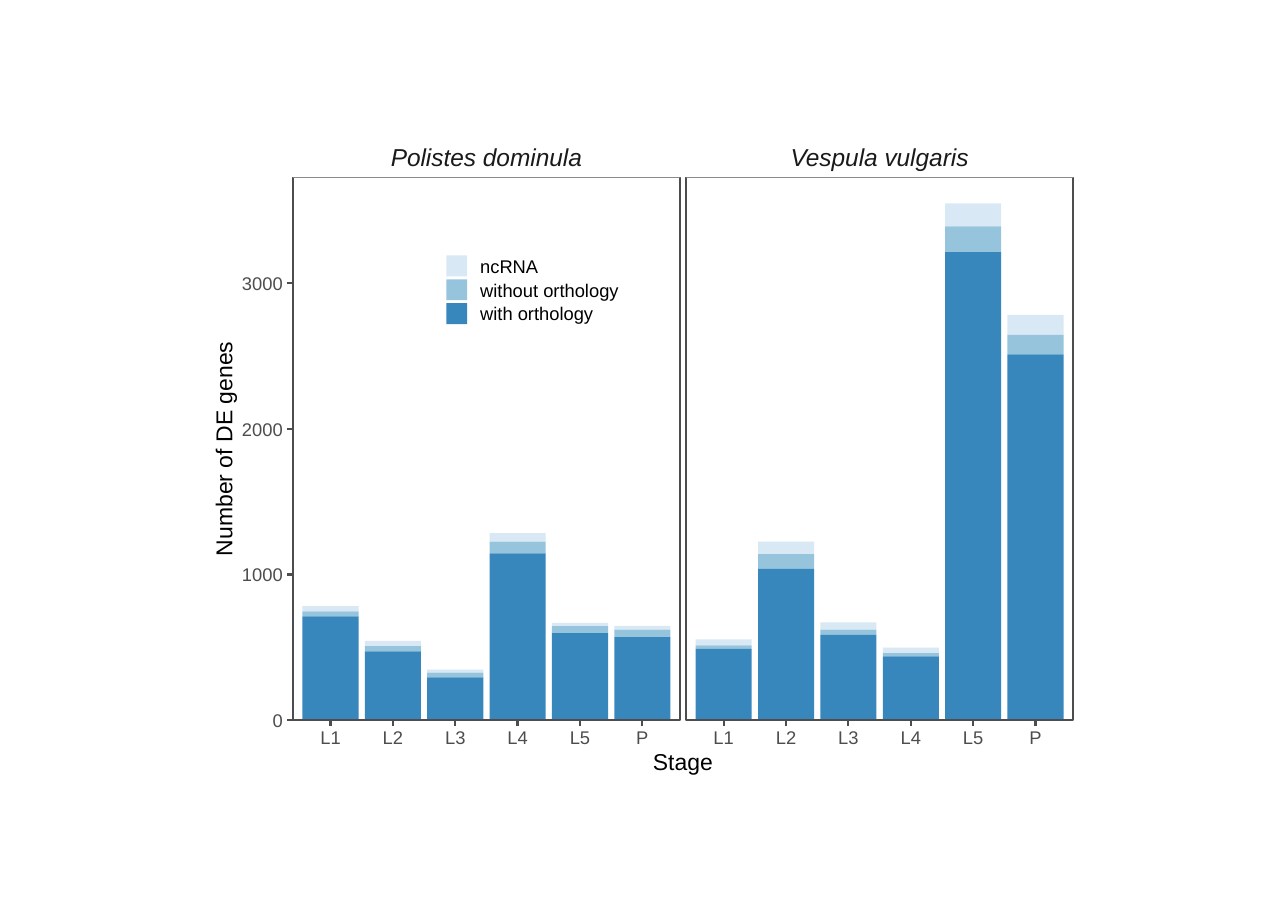
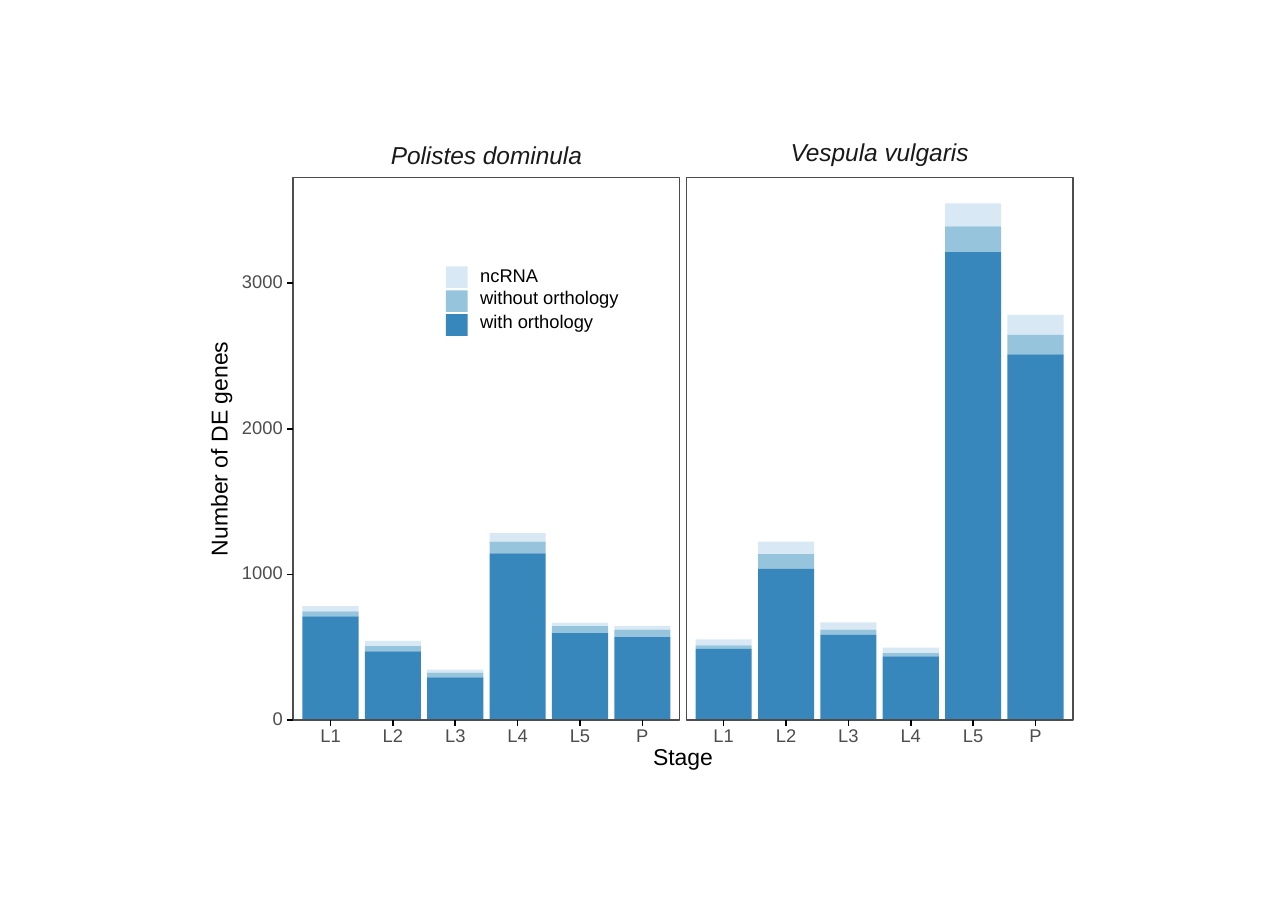
Before and after one commit to tomwenseleers/evodevo_waspcastes, a slide deck: slide 1 of output/supplemental_figures/FigS2.pptx. Drawn at 1288x911 pixels with LibreOffice and Linux fonts; fonts in the diff are those of the drawing. Boxes give left, top, right and bottom in pixels: in the first picture for what was removed or moved away, otherwise in the second. Text is boxed around its words. In the diff, an @@ line names an element or a change of style, - is before the commit and + after.

Commit message:
Changed axis line widths to 1 pt in PPT

```diff
--- a/output/supplemental_figures/FigS2.pptx
+++ b/output/supplemental_figures/FigS2.pptx
@@ rectangle removed at (293,137,679,177) @@
@@ text "Polistes dominula" at (391,146,582,165): line spacing 1 to 16pt @@
@@ rectangle removed at (686,137,1072,177) @@
@@ text "Vespula vulgaris" at (791,143,969,166): line spacing 1 to 16pt @@
@@ rectangle at (293,177,679,720): outline #4D4D4D 1.07 pt to #4D4D4D 1 pt @@
@@ rectangle at (686,177,1072,720): outline #4D4D4D 1.07 pt to #4D4D4D 1 pt @@
@@ rectangle: place and size @@
-rectangle at (446,303,467,324)
+rectangle at (446,266,468,288)
@@ rectangle at (446,266,468,288): fill #3787BD to #D8E8F4 @@
@@ rectangle: place and size @@
-rectangle at (446,255,467,276)
+rectangle at (446,291,468,313)
@@ rectangle at (446,291,468,313): fill #D8E8F4 to #97C4DD @@
@@ rectangle: place and size @@
-rectangle at (446,280,467,301)
+rectangle at (446,314,468,336)
@@ rectangle at (446,314,468,336): fill #97C4DD to #3787BD @@
@@ line spacing 1 to 12pt in 19 elements at (320,729,340,742), (383,729,403,742), (445,729,465,742), (507,729,527,742), (570,729,590,742), (636,729,648,742), (713,729,733,742), (776,729,796,742), (838,729,858,742), (901,729,921,742), (963,729,983,742), (1029,729,1041,742), (273,712,283,725), (242,421,283,434), (242,275,283,288), (242,566,283,579), (480,269,538,282), (480,290,618,308), (480,314,593,332) @@
@@ 3 texts: place and size @@
-3 texts at (480,260,618,324)
+3 texts at (480,269,618,332)
@@ text "Number of DE genes" at (207,348,233,554): line spacing 1 to 15pt @@
@@ freeform shape: place and size @@
-freeform shape at (580,720,580,725)
+freeform shape at (393,720,393,725)
@@ text "Stage" at (653,749,713,770): line spacing 1 to 15pt @@
@@ freeform shape: place and size @@
-freeform shape at (643,720,643,725)
+freeform shape at (723,720,723,725)
@@ outline #4D4D4D 1.45 pt to #000000 1 pt in 15 elements at (517,720,517,725), (580,720,580,725), (642,720,642,725), (910,720,910,725), (973,720,973,725), (456,720,456,725), (849,720,849,725), (1036,720,1036,725), (287,720,293,720), (287,575,293,575), (287,428,293,428), (287,283,293,283), (723,720,723,725), (393,720,393,725), (786,720,786,725) @@
@@ freeform shape: place and size @@
-freeform shape at (973,720,973,725)
+freeform shape at (786,720,786,725)
@@ 8 freeform shapes: place and size @@
-8 freeform shapes at (330,720,910,725)
+8 freeform shapes at (456,720,1036,725)
```
Also in this commit, not shown: 3 other files.
